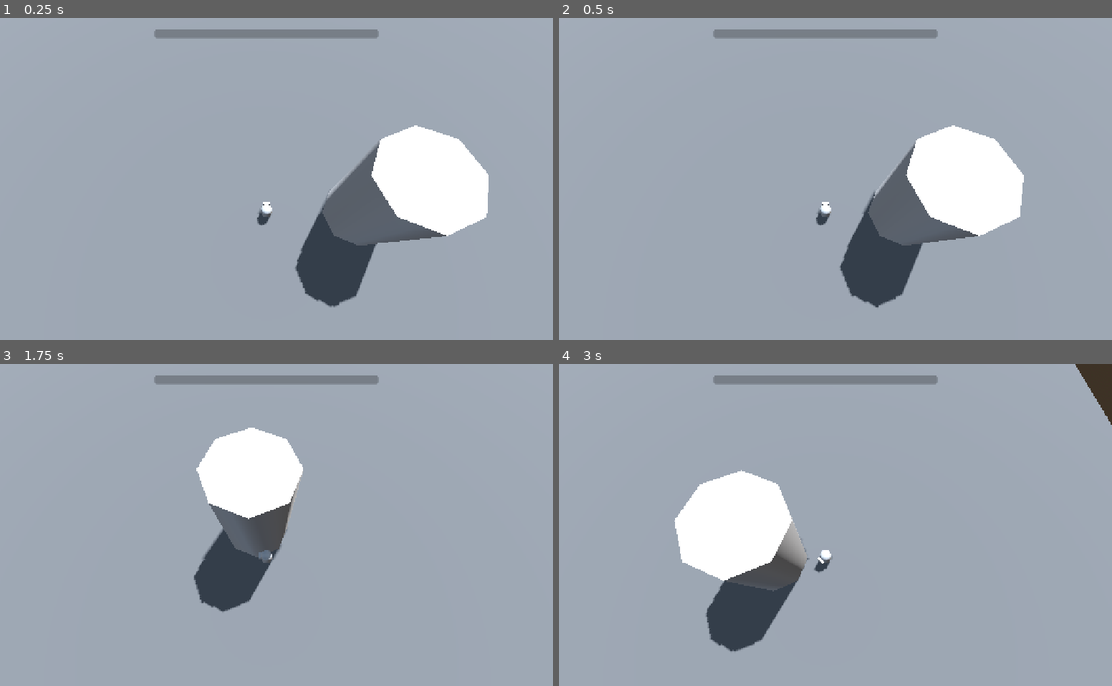
Above: before the commit, frames 1-4 (two rows, left to right).
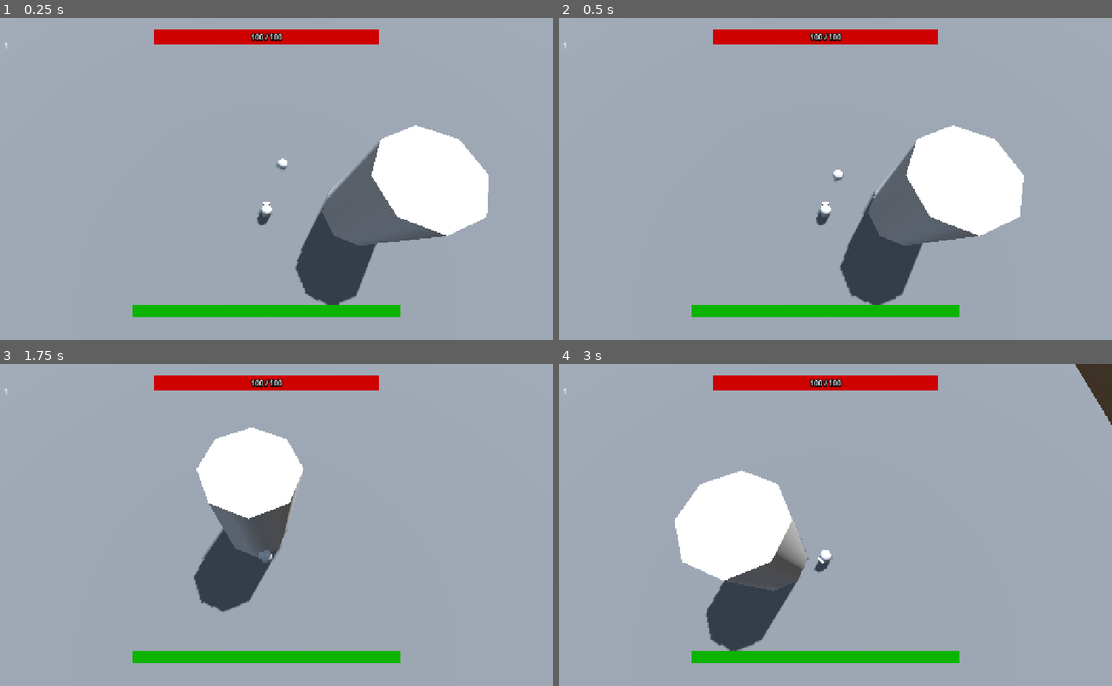
Above: after the commit, the same moments.

Repository: CodeRecode/gdwild87
Game: Godot game, scene res://levels/dallas_test.tscn
Same seed, same stepped clock (60 frames per second), same inputs: the game is played once before the commit and once after it. The project has no main scene, so this scene is started directly.
Inputs (mouse positions are in pixels of both pictures, inside the frame that each line leads up to):
- Up to frame 1 (0.25 s): no input
- Up to frame 2 (0.5 s): no input
- Up to frame 3 (1.75 s): move the mouse to (392, 508) at 0.52 s; press the mouse at (392, 508) at 0.53 s; hold D (move_right) 0.53-1.28 s; tap Space (jump) at 0.77, 1.52 s; move the mouse to (149, 541) at 1.27 s; release the mouse at (149, 541) at 1.28 s; hold S (move_down) from 1.28 s (still down); click (149, 541) at 1.35 s
- Up to frame 4 (3 s): move the mouse to (885, 454) at 2.02 s; release S (move_down) at 2.03 s; press the mouse at (885, 454) at 2.03 s; hold D (move_right) 2.03-2.78 s; move the mouse to (796, 589) at 2.77 s; release the mouse at (796, 589) at 2.78 s; hold W (move_up) from 2.78 s (still down); click (796, 589) at 2.85 s

The runs differ from the first frame. In frame 1, 3.8% of the frame differs, in the area x 0-73%, y 3-93%; in frame 2, 3.8%; in frame 3, 3.7%; in frame 4, 3.7%.

Commit message:
gameplay UI and added some coins that drop from enemies

Diff:
--- a/char/boss/big_boss.gd
+++ b/char/boss/big_boss.gd
@@ -1,15 +1,24 @@
-extends CharacterBody3D
+extends Enemy
 
 @export var speed: float
+@export var initial_health: float
 @export var aoe_count_on_cast: int
 @export var aoe_distance_from_player: float
 @export var aoe_scene: PackedScene
 var target: Player
 
+@onready var healthbar: ProgressBar = %HealthBar
+@onready var health_label: Label = %HealthLabel
 @onready var cast_timer: Timer = %CastTimer
 
 func _ready() -> void:
 	cast_timer.timeout.connect(cast)
+	set_health(initial_health)
+
+func _process(_delta: float) -> void:
+	healthbar.max_value = initial_health
+	healthbar.value = health
+	health_label.text = str(int(healthbar.max_value)) + " / " + str(int(healthbar.value))
 
 func _physics_process(delta: float) -> void:
 	var delta_speed = speed * delta * Engine.physics_ticks_per_second
--- a/char/boss/big_boss.tscn
+++ b/char/boss/big_boss.tscn
@@ -6,8 +6,21 @@
 
 [sub_resource type="CapsuleShape3D" id="CapsuleShape3D_0wg35"]
 
+[sub_resource type="StyleBoxFlat" id="StyleBoxFlat_504yr"]
+bg_color = Color(0, 0, 0, 1)
+border_width_left = 5
+border_width_top = 5
+border_width_right = 5
+border_width_bottom = 5
+border_color = Color(0, 0, 0, 1)
+
+[sub_resource type="StyleBoxFlat" id="StyleBoxFlat_nug5l"]
+bg_color = Color(0.80782366, 0.0025471516, 4.813075e-07, 1)
+
 [node name="BigBoss" type="CharacterBody3D"]
 script = ExtResource("1_504yr")
+speed = 4.0
+initial_health = 100.0
 
 [node name="CollisionShape3D" type="CollisionShape3D" parent="."]
 shape = SubResource("CapsuleShape3D_nug5l")
@@ -37,9 +50,31 @@
 theme_override_constants/margin_top = 25
 
 [node name="HealthBar" type="ProgressBar" parent="CanvasLayer/MarginContainer"]
-custom_minimum_size = Vector2(500, 20)
+unique_name_in_owner = true
+custom_minimum_size = Vector2(500, 35)
 layout_mode = 2
+theme_override_styles/background = SubResource("StyleBoxFlat_504yr")
+theme_override_styles/fill = SubResource("StyleBoxFlat_nug5l")
+value = 100.0
 show_percentage = false
+
+[node name="HealthLabel" type="Label" parent="CanvasLayer/MarginContainer/HealthBar"]
+unique_name_in_owner = true
+layout_mode = 1
+anchors_preset = 8
+anchor_left = 0.5
+anchor_top = 0.5
+anchor_right = 0.5
+anchor_bottom = 0.5
+offset_left = -31.0
+offset_top = -11.5
+offset_right = 31.0
+offset_bottom = 11.5
+grow_horizontal = 2
+grow_vertical = 2
+theme_override_colors/font_outline_color = Color(0, 0, 0, 1)
+theme_override_constants/outline_size = 10
+text = "100/100"
 
 [node name="CastTimer" type="Timer" parent="."]
 unique_name_in_owner = true
--- a/char/boss/ground_aoe/boss_aoe.gd
+++ b/char/boss/ground_aoe/boss_aoe.gd
@@ -1,4 +1,7 @@
 extends Node3D
+
+var damage: float = 1.0
+var damaged := false
 
 @onready var area: Area3D = %Area3D
 @onready var particles: PlayParticlesSystem = %Particles
@@ -6,6 +9,14 @@
 @onready var queue_free_timer: Timer = %QueueFreeTimer
 
 func _ready() -> void:
+	area.body_entered.connect(_on_body_entered)
 	particles.play_particles = true
 	queue_free_timer.timeout.connect(queue_free)
 	damage_timer.timeout.connect(func() -> void: area.monitoring = true)
+
+func _on_body_entered(body: Node3D) -> void:
+	if damaged:
+		return
+	if body is Player:
+		body.health -= damage
+		damaged = true
--- a/char/boss/ground_aoe/boss_aoe.tscn
+++ b/char/boss/ground_aoe/boss_aoe.tscn
@@ -461,6 +461,7 @@
 
 [node name="DamageTimer" type="Timer" parent="."]
 unique_name_in_owner = true
+wait_time = 1.5999999999999999
 one_shot = true
 autostart = true
 
--- a/char/enemy.gd
+++ b/char/enemy.gd
@@ -1,8 +1,11 @@
 extends CharacterBody3D
 class_name Enemy
 
+@export var gold_dropped: int = 1
 var health = 10.
 var max_health = 10.
+
+@onready var coin_scene: PackedScene = preload("res://upgrades/coin.tscn")
 
 func set_health(new_health: float) -> void:
 	max_health = new_health
@@ -14,4 +17,15 @@
 		on_die()
 
 func on_die() -> void:
+	_spawn_coins()
 	queue_free()
+
+func _spawn_coins() -> void:
+	while gold_dropped > 0:
+		var coin: Coin = coin_scene.instantiate()
+		get_tree().root.add_child(coin)
+		# Spawn them randomly within 1 unit of the enemy's body
+		coin.global_position = global_position + (Vector3(randf(), 0, 0).rotated(Vector3.UP, randf() * 2 * PI))
+		var gold := clampi(randi_range(1, 10), 1, gold_dropped)
+		coin.gold = gold
+		gold_dropped -= gold
--- a/levels/dallas_test.tscn
+++ b/levels/dallas_test.tscn
@@ -1,8 +1,10 @@
-[gd_scene load_steps=10 format=3 uid="uid://bfsas1s5a04fs"]
+[gd_scene load_steps=12 format=3 uid="uid://bfsas1s5a04fs"]
 
 [ext_resource type="PackedScene" uid="uid://vii2jisn0a4g" path="res://char/player.tscn" id="1_k8cdt"]
 [ext_resource type="PackedScene" uid="uid://dclgv8ycd5mv6" path="res://char/boss/big_boss.tscn" id="2_k8cdt"]
 [ext_resource type="PackedScene" uid="uid://dfqkscqbkwm6t" path="res://char/boss/ground_aoe/boss_aoe.tscn" id="3_4pttd"]
+[ext_resource type="PackedScene" uid="uid://d2u70jb4lidb8" path="res://ui/gameplay_ui/gameplay_ui.tscn" id="4_n4bmk"]
+[ext_resource type="PackedScene" uid="uid://b44yecwsemryk" path="res://char/slime.tscn" id="5_to3e4"]
 
 [sub_resource type="ProceduralSkyMaterial" id="ProceduralSkyMaterial_46lwt"]
 sky_horizon_color = Color(0.66224277, 0.6717428, 0.6867428, 1)
@@ -52,3 +54,8 @@
 aoe_count_on_cast = 5
 aoe_distance_from_player = 5.0
 aoe_scene = ExtResource("3_4pttd")
+
+[node name="GameplayUI" parent="." instance=ExtResource("4_n4bmk")]
+
+[node name="Slime" parent="." instance=ExtResource("5_to3e4")]
+transform = Transform3D(1, 0, 0, 0, 1, 0, 0, 0, 1, 2, 0, -6)
--- a/project.godot
+++ b/project.godot
@@ -22,6 +22,7 @@
 
 UISound="*res://ui/ui_sound.tscn"
 MusicManager="*res://audio/music/music_manager.tscn"
+Bank="*res://upgrades/bank.gd"
 
 [display]
 
--- /dev/null
+++ b/ui/gameplay_ui/gameplay_ui.gd
@@ -0,0 +1,24 @@
+class_name GameplayUI
+extends CanvasLayer
+
+@export var healthbar_gradient: GradientTexture1D
+var player: Player
+
+@onready var coins_label: Label = %CoinsLabel
+@onready var healthbar: ProgressBar = %Healthbar
+
+func _ready() -> void:
+	Bank.gold_changed.connect(_on_gold_changed)
+
+func _process(_delta: float) -> void:
+	if not player:
+		player = get_tree().get_first_node_in_group("player")
+		return
+
+	healthbar.max_value = player.InitMaxHealth
+	healthbar.value = player.health
+	var hp_percent := healthbar.max_value / healthbar.value
+	healthbar.get("theme_override_styles/fill").bg_color = healthbar_gradient.gradient.sample(hp_percent)
+
+func _on_gold_changed(gold: int) -> void:
+	coins_label.text = str(gold)
--- /dev/null
+++ b/ui/gameplay_ui/gameplay_ui.tscn
@@ -0,0 +1,59 @@
+[gd_scene load_steps=6 format=3 uid="uid://d2u70jb4lidb8"]
+
+[ext_resource type="Script" uid="uid://bvar2hemia43j" path="res://ui/gameplay_ui/gameplay_ui.gd" id="1_mi13y"]
+
+[sub_resource type="Gradient" id="Gradient_mi13y"]
+offsets = PackedFloat32Array(0, 0.9940653)
+colors = PackedColorArray(1, 0.09411765, 0.11764706, 1, 0.04773137, 0.7048209, 1.92523e-07, 1)
+
+[sub_resource type="GradientTexture1D" id="GradientTexture1D_f680n"]
+gradient = SubResource("Gradient_mi13y")
+
+[sub_resource type="StyleBoxFlat" id="StyleBoxFlat_mi13y"]
+bg_color = Color(0, 0, 0, 1)
+border_width_left = 5
+border_width_top = 5
+border_width_right = 5
+border_width_bottom = 5
+border_color = Color(0, 0, 0, 1)
+
+[sub_resource type="StyleBoxFlat" id="StyleBoxFlat_f680n"]
+
+[node name="GameplayUI" type="CanvasLayer"]
+script = ExtResource("1_mi13y")
+healthbar_gradient = SubResource("GradientTexture1D_f680n")
+
+[node name="MarginContainer" type="MarginContainer" parent="."]
+anchors_preset = 15
+anchor_right = 1.0
+anchor_bottom = 1.0
+grow_horizontal = 2
+grow_vertical = 2
+mouse_filter = 2
+theme_override_constants/margin_left = 50
+theme_override_constants/margin_top = 50
+theme_override_constants/margin_right = 50
+theme_override_constants/margin_bottom = 50
+
+[node name="HBoxContainer" type="HBoxContainer" parent="MarginContainer"]
+layout_mode = 2
+size_flags_horizontal = 0
+size_flags_vertical = 0
+
+[node name="CoinTexture" type="TextureRect" parent="MarginContainer/HBoxContainer"]
+layout_mode = 2
+
+[node name="CoinsLabel" type="Label" parent="MarginContainer/HBoxContainer"]
+unique_name_in_owner = true
+layout_mode = 2
+text = "1"
+
+[node name="Healthbar" type="ProgressBar" parent="MarginContainer"]
+unique_name_in_owner = true
+custom_minimum_size = Vector2(600, 30)
+layout_mode = 2
+size_flags_horizontal = 4
+size_flags_vertical = 8
+theme_override_styles/background = SubResource("StyleBoxFlat_mi13y")
+theme_override_styles/fill = SubResource("StyleBoxFlat_f680n")
+show_percentage = false
--- /dev/null
+++ b/upgrades/bank.gd
@@ -0,0 +1,15 @@
+extends Node
+
+signal gold_changed(amount: int)
+
+var gold: int = 0
+
+func gain_gold(amount: int) -> void:
+	gold += amount
+	gold_changed.emit(gold)
+
+func spend_gold(amount: int) -> void:
+	gold -= amount
+
+func calculate_cost(level: int) -> int:
+	return level ** 2 + (1 * level)
--- /dev/null
+++ b/upgrades/coin.gd
@@ -0,0 +1,17 @@
+class_name Coin
+extends Node3D
+
+var target: Player
+var speed: float = 3
+var gold: int = 0
+
+func _process(delta: float) -> void:
+	rotate(Vector3.UP, 0.3)
+	if not target:
+		target = get_tree().get_first_node_in_group("player")
+		return
+	global_position += global_position.direction_to(target.global_position) * speed * delta * Engine.physics_ticks_per_second
+
+	if target.global_position.distance_to(global_position) < 1:
+		Bank.gain_gold(gold)
+		queue_free()
--- /dev/null
+++ b/upgrades/coin.tscn
@@ -0,0 +1,17 @@
+[gd_scene load_steps=3 format=3 uid="uid://bl80gswoyw5c0"]
+
+[ext_resource type="Script" uid="uid://d07pwhri7a8hl" path="res://upgrades/coin.gd" id="1_sgidx"]
+
+[sub_resource type="StandardMaterial3D" id="StandardMaterial3D_sipj8"]
+shading_mode = 0
+albedo_color = Color(1, 1, 0, 1)
+refraction_enabled = true
+disable_receive_shadows = true
+
+[node name="Coin" type="Node3D"]
+script = ExtResource("1_sgidx")
+
+[node name="CSGCylinder3D" type="CSGCylinder3D" parent="."]
+transform = Transform3D(1, 0, 0, 0, -4.371139e-08, -1, 0, 1, -4.371139e-08, 0, 0, 0)
+height = 0.1
+material = SubResource("StandardMaterial3D_sipj8")
Not shown: 1 places in char/boss/big_boss.tscn that only renumber resources
Not shown, added: ui/gameplay_ui/gameplay_ui.gd.uid
Not shown, added: upgrades/bank.gd.uid
Not shown, added: upgrades/coin.gd.uid
